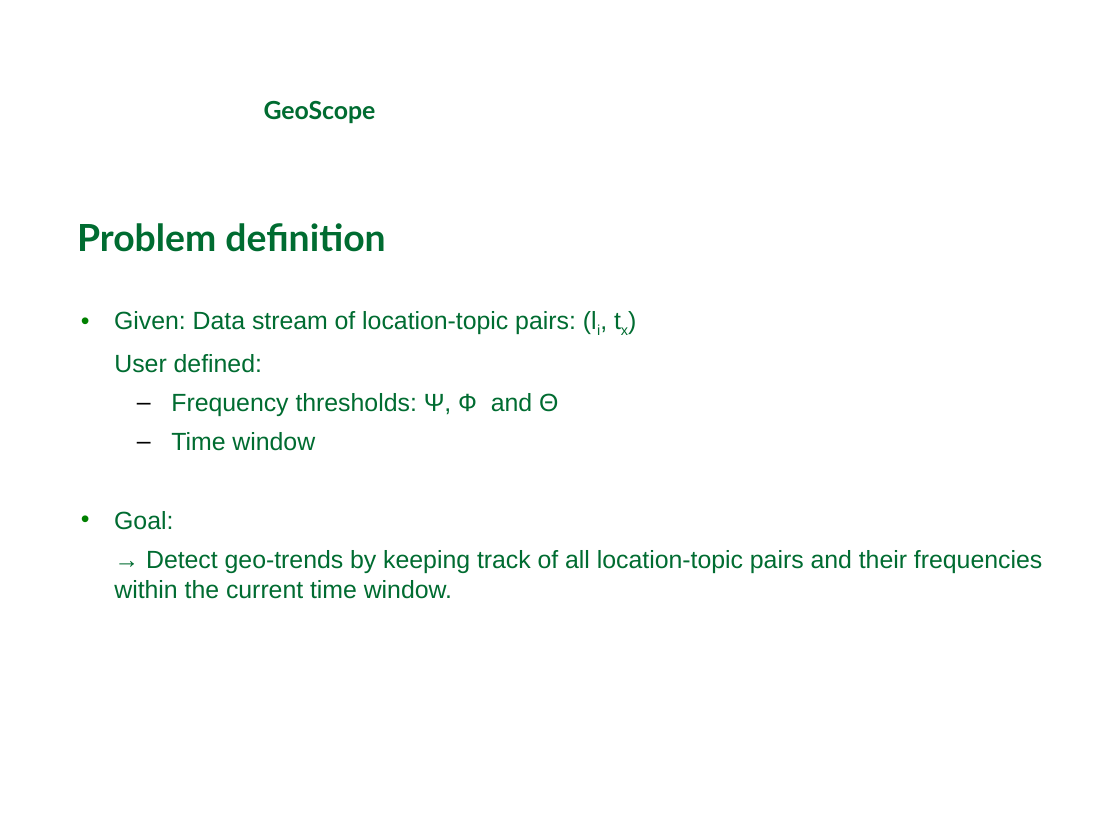
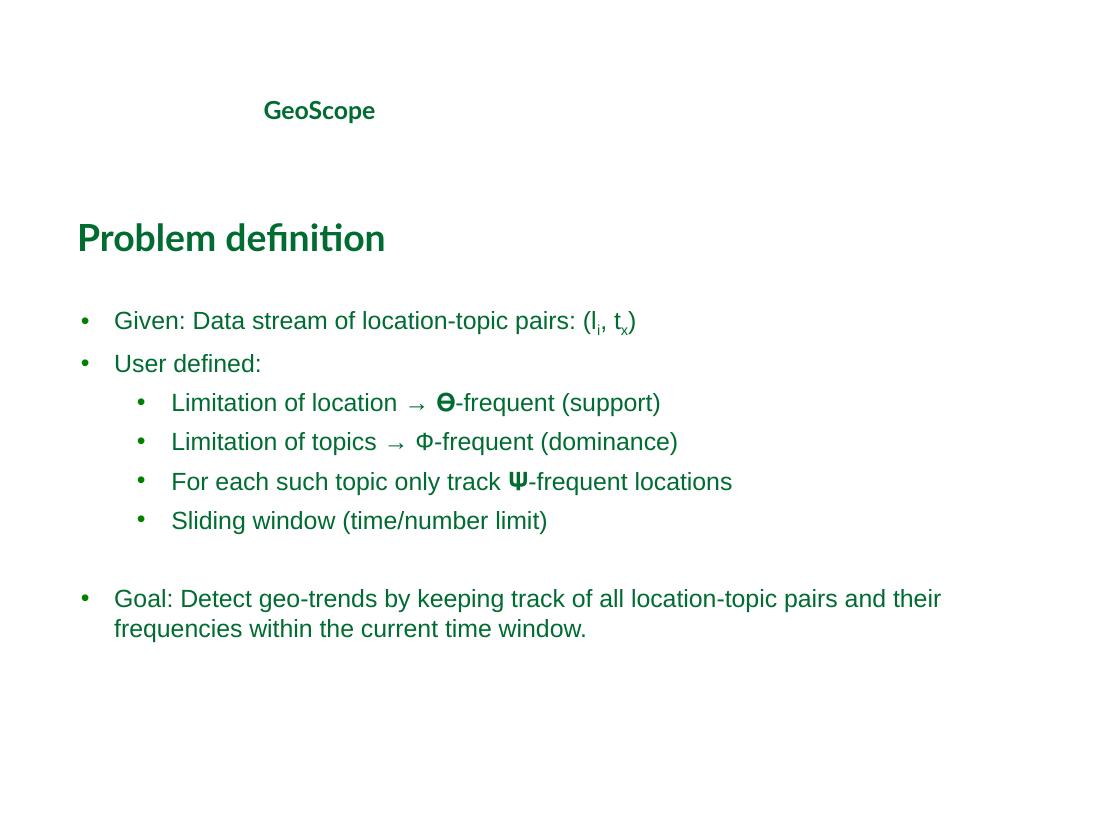
Before and after one commit to michaelprummer/datascience, a slide deck: slide 8 of GeoScope/DataScience1.ppt (slide 9 before the commit). Drawn at 1120x840 pixels with LibreOffice and Linux fonts; fonts in the diff are those of the drawing; background and template pictures are left out. Boxes give left, top, right and bottom in pixels: in the first picture for what was removed or moved away, otherwise in the second. Text is boxed around its words. In the diff, an @@ line names an element or a change of style, - is before the commit and + after.

```diff
--- a/GeoScope/DataScience1.ppt
+++ b/GeoScope/DataScience1.ppt
@@ text at [114, 392, 941, 642]: text changed @@
-  – Frequency thresholds: Ψ, Ф and Θ
-  – Time window
-• Goal:
-→ Detect geo-trends by keeping track of all location-topic pairs and their frequencies within the current time window.
+  • Limitation of location → 𝚹-frequent (support)
+  • Limitation of topics → Ф-frequent (dominance)
+  • For each such topic only track 𝚿-frequent locations
+  • Sliding window (time/number limit)
+• Goal: Detect geo-trends by keeping track of all location-topic pairs and their frequencies within the current time window.
```
Also in this commit, not shown: 4 other slides changed, 4 slides added, 1 slide removed.
